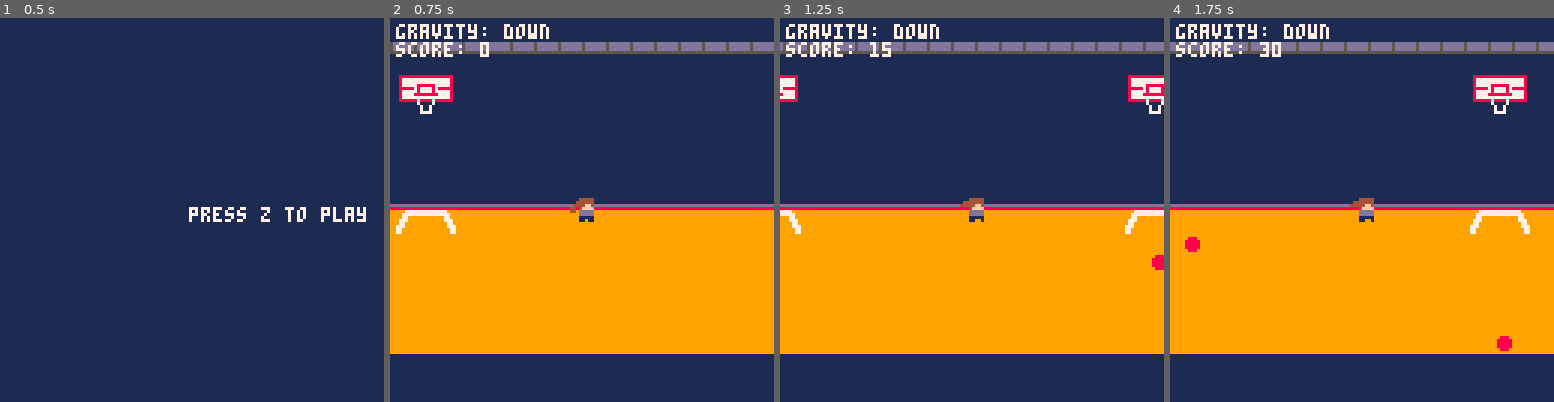
Above: before the commit, frames 1-4 (left to right).
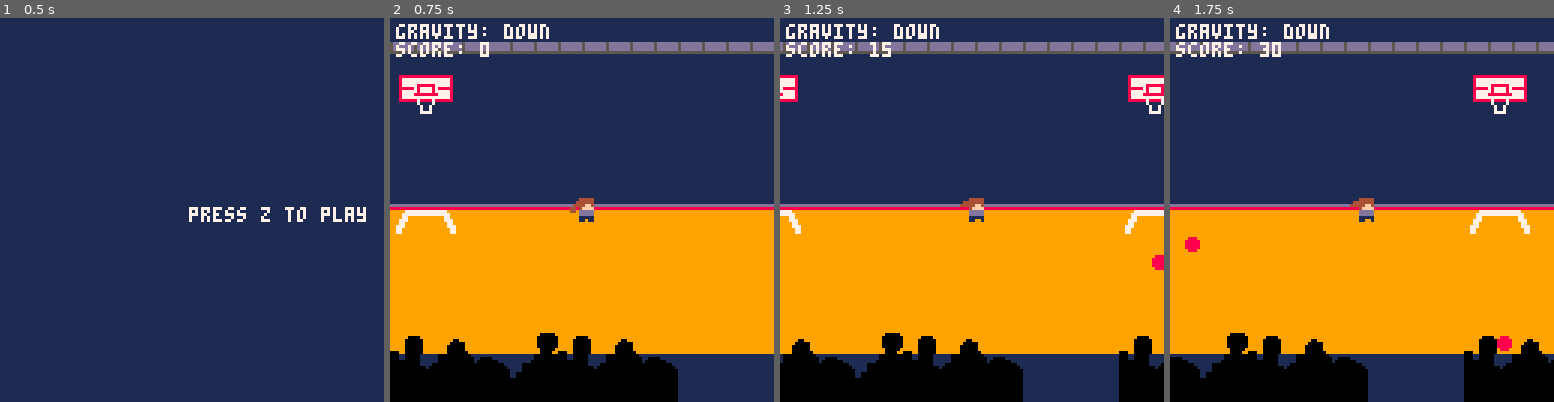
Above: after the commit, the same moments.

Repository: ayanrasulova/dodge-ity
Game: PICO-8 cartridge gravitygame.p8
Two runs of this game, one before a commit and one after it. Both use one fixed random seed, a clock stepped at 60 frames per second and the inputs below.
Inputs:
- Up to frame 1 (0.5 s): tap X (X key) at 0.33 s
- Up to frame 2 (0.75 s): tap O (Z key) at 0.7 s
- Up to frame 3 (1.25 s): tap X (X key) at 1.07 s
- Up to frame 4 (1.75 s): tap O (Z key) at 1.7 s

Frame 1 is identical in both runs. In frame 2, 9.5% of the frame differs, in the area x 0-75%, y 82-100%; in frame 3, 9.5%; in frame 4, 9.5%.

Commit message:
update map background

Diff:
--- a/gravitygame.p8
+++ b/gravitygame.p8
@@ -127,10 +127,12 @@
     cls(1) -- clear the screen
     if is_playing then
 
+        palt(0, false) -- black is not transparent
         -- map
         map(0,0,-scroll_position_x,0,64,16)
         map(0,0,-scroll_position_x+128,0,64,16)
 
+        palt() -- make black transparent again
         -- player
         spr(player.sprite,player.x,player.y)
 
@@ -147,7 +149,7 @@
         print("score: " .. score)
 
     elseif is_playing == false and dead == true then
-        print("game over. your score was " .. score .. "\npress z to try again\npress x to quit",2,63,7)
+        print("game over. your score was " .. score .. "\npress z to try again,\npress x to quit",2,63,7)
 
     -- title screen
     else
@@ -302,22 +304,22 @@
 0404040404040404040404040404040404040404040404040404040404040404040404040505050505050505050505050505050505050505050505050505050505050505050505050505050505050505050505050505050505050505050505050505050505050505050505050505050505050505050505050505050505050505
 0404040404040404040404040404040404040404040404040404040404040404040404040505050505050505050505050505050505050505050505050505050505050505050505050505050505050505050505050505050505050505050505050505050505050505050505050505050505050505050505050505050505050505
 0404040404040404040404040404040404040404040404040404040404040404040404040505050505050505050505050505050505050505050505050505050505050505050505050505050505050505050505050505050505050505050505050505050505050505050505050505050505050505050505050505050505050505
-0404040404040404040404040404040404040404040404040404040404040404040404040505050505050505050505050505050505050505050505050505050505050505050505050505050505050505050505050505050505050505050505050505050505050505050505050505050505050505050505050505050505050505
-0505050505050505050505050505050505050505050505050505050505050505050505050505050505050505050505050505050505050505050505050505050505050505050505050505050505050505050505050505050505050505050505050505050505050505050505050505050505050505050505050505050505050505
-0505050505050505050505050505050505050505050505050505050505050505050505050505050505050505050505050505050505050505050505050505050505050505050505050505050505050505050505050505050505050505050505050505050505050505050505050505050505050505050505050505050505050505
-0505050505050505050505050505050505050505050505050505050505050505050505050505050505050505050505050505050505050505050505050505050505050505050505050505050505050505050505050505050505050505050505050505050505050505050505050505050505050505050505050505050505050505
-0505050505050505050505050505050505050505050505050505050505050505050505050505050505050505050505050505050505050505050505050505050505050505050505050505050505050505050505050505050505050505050505050505050505050505050505050505050505050505050505050505050505050505
-0505050505050505050505050505050505050505050505050505050505050505050505050505050505050505050505050505050505050505050505050505050505050505050505050505050505050505050505050505050505050505050505050505050505050505050505050505050505050505050505050505050505050505
-0505050505050505050505050505050505050505050505050505050505050505050505050505050505050505050505050505050505050505050505050505050505050505050505050505050505050505050505050505050505050505050505050505050505050505050505050505050505050505050505050505050505050505
-0505050505050505050505050505050505050505050505050505050505050505050505050505050505050505050505050505050505050505050505050505050505050505050505050505050505050505050505050505050505050505050505050505050505050505050505050505050505050505050505050505050505050505
-0505050505050505050505050505050505050505050505050505050505050505050505050505050505050505050505050505050505050505050505050505050505050505050505050505050505050505050505050505050505050505050505050505050505050505050505050505050505050505050505050505050505050505
-0505050505050505050505050505050505050505050505050505050505050505050505050505050505050505050505050505050505050505050505050505050505050505050505050505050505050505050505050505050505050505050505050505050505050505050505050505050505050505050505050505050505050505
-0505050505050505050505050505050505050505050505050505050505050505050505050505050505050505050505050505050505050505050505050505050505050505050505050505050505050505050505050505050505050505050505050505050505050505050505050505050505050505050505050505050505050505
-0505050505050505050505050505050505050505050505050505050505050505050505050505050505050505050505050505050505050505050505050505050505050505050505050505050505050505050505050505050505050505050505050505050505050505050505050505050505050505050505050505050505050505
-0505050505050505050505050505050505050505050505050505050505050505050505050505050505050505050505050505050505050505050505050505050505050505050505050505050505050505050505050505050505050505050505050505050505050505050505050505050505050505050505050505050505050505
-0505050505050505050505050505050505050505050505050505050505050505050505050505050505050505050505050505050505050505050505050505050505050505050505050505050505050505050505050505050505050505050505050505050505050505050505050505050505050505050505050505050505050505
-0505050505050505050505050505050505050505050505050505050505050505050505050505050505050505050505050505050505050505050505050505050505050505050505050505050505050505050505050505050505050505050505050505050505050505050505050505050505050505050505050505050505050505
-0505050505050505050505050505050505050505050505050505050505050505050505050505050505050505050505050505050505050505050505050505050505050505050505050505050505050505050505050505050505050505050505050505050505050505050505050505050505050505050505050505050505050505
-0505050505050505050505050505050505050505050505050505050505050505050505050505050505050505050505050505050505050505050505050505050505050505050505050505050505050505050505050505050505050505050505050505050505050505050505050505050505050505050505050505050505050505
-0505050505050505050505050505050505050505050505050505050505050505050505050505050505050505050505050505050505050505050505050505050505050505050505050505050505050505050505050505050505050505050505050505050505050505050505050505050505050505050505050505050505050505
-0505050505050505050505050505050505050505050505050505050505050505050505050505050505050505050505050505050505050505050505050505050505050505050505050505050505050505050505050505050505050505050505050505050505050505050505050505050505050505050505050505050505050505
+1c1d1e1f04041b1c1d1e1f1a0404040404040404040404040404040404040404040404040505050505050505050505050505050505050505050505050505050505050505050505050505050505050505050505050505050505050505050505050505050505050505050505050505050505050505050505050505050505050505
+2c2d2e2f262a2b2c2d2e2f260505050505050505050505050505050505050505050505050505050505050505050505050505050505050505050505050505050505050505050505050505050505050505050505050505050505050505050505050505050505050505050505050505050505050505050505050505050505050505
+16163e3f15153b3c3d3e3f360505050505050505050505050505050505050505050505050505050505050505050505050505050505050505050505050505050505050505050505050505050505050505050505050505050505050505050505050505050505050505050505050505050505050505050505050505050505050505
+0505050505050505050505050505050505050505050505050505050505050505050505050505050505050505050505050505050505050505050505050505050505050505050505050505050505050505050505050505050505050505050505050505050505050505050505050505050505050505050505050505050505050505
+0505050505050505050505050505050505050505050505050505050505050505050505050505050505050505050505050505050505050505050505050505050505050505050505050505050505050505050505050505050505050505050505050505050505050505050505050505050505050505050505050505050505050505
+0505050505050505050505050505050505050505050505050505050505050505050505050505050505050505050505050505050505050505050505050505050505050505050505050505050505050505050505050505050505050505050505050505050505050505050505050505050505050505050505050505050505050505
+0505050505050505050505050505050505050505050505050505050505050505050505050505050505050505050505050505050505050505050505050505050505050505050505050505050505050505050505050505050505050505050505050505050505050505050505050505050505050505050505050505050505050505
+0505050505050505050505050505050505050505050505050505050505050505050505050505050505050505050505050505050505050505050505050505050505050505050505050505050505050505050505050505050505050505050505050505050505050505050505050505050505050505050505050505050505050505
+0505050505050505050505050505050505050505050505050505050505050505050505050505050505050505050505050505050505050505050505050505050505050505050505050505050505050505050505050505050505050505050505050505050505050505050505050505050505050505050505050505050505050505
+0505050505050505050505050505050505050505050505050505050505050505050505050505050505050505050505050505050505050505050505050505050505050505050505050505050505050505050505050505050505050505050505050505050505050505050505050505050505050505050505050505050505050505
+0505050505050505050505050505050505050505050505050505050505050505050505050505050505050505050505050505050505050505050505050505050505050505050505050505050505050505050505050505050505050505050505050505050505050505050505050505050505050505050505050505050505050505
+0505050505050505050505050505050505050505050505050505050505050505050505050505050505050505050505050505050505050505050505050505050505050505050505050505050505050505050505050505050505050505050505050505050505050505050505050505050505050505050505050505050505050505
+0505050505050505050505050505050505050505050505050505050505050505050505050505050505050505050505050505050505050505050505050505050505050505050505050505050505050505050505050505050505050505050505050505050505050505050505050505050505050505050505050505050505050505
+0505050505050505050505050505050505050505050505050505050505050505050505050505050505050505050505050505050505050505050505050505050505050505050505050505050505050505050505050505050505050505050505050505050505050505050505050505050505050505050505050505050505050505
+0505050505050505050505050505050505050505050505050505050505050505050505050505050505050505050505050505050505050505050505050505050505050505050505050505050505050505050505050505050505050505050505050505050505050505050505050505050505050505050505050505050505050505
+0505050505050505050505050505050505050505050505050505050505050505050505050505050505050505050505050505050505050505050505050505050505050505050505050505050505050505050505050505050505050505050505050505050505050505050505050505050505050505050505050505050505050505
+0505050505050505050505050505050505050505050505050505050505050505050505050505050505050505050505050505050505050505050505050505050505050505050505050505050505050505050505050505050505050505050505050505050505050505050505050505050505050505050505050505050505050505
+0505050505050505050505050505050505050505050505050505050505050505050505050505050505050505050505050505050505050505050505050505050505050505050505050505050505050505050505050505050505050505050505050505050505050505050505050505050505050505050505050505050505050505
+0505050505050505050505050505050505050505050505050505050505050505050505050505050505050505050505050505050505050505050505050505050505050505050505050505050505050505050505050505050505050505050505050505050505050505050505050505050505050505050505050505050505050505
Not shown, changed: 24 lines of the sprite sheet (__gfx__) section of gravitygame.p8
